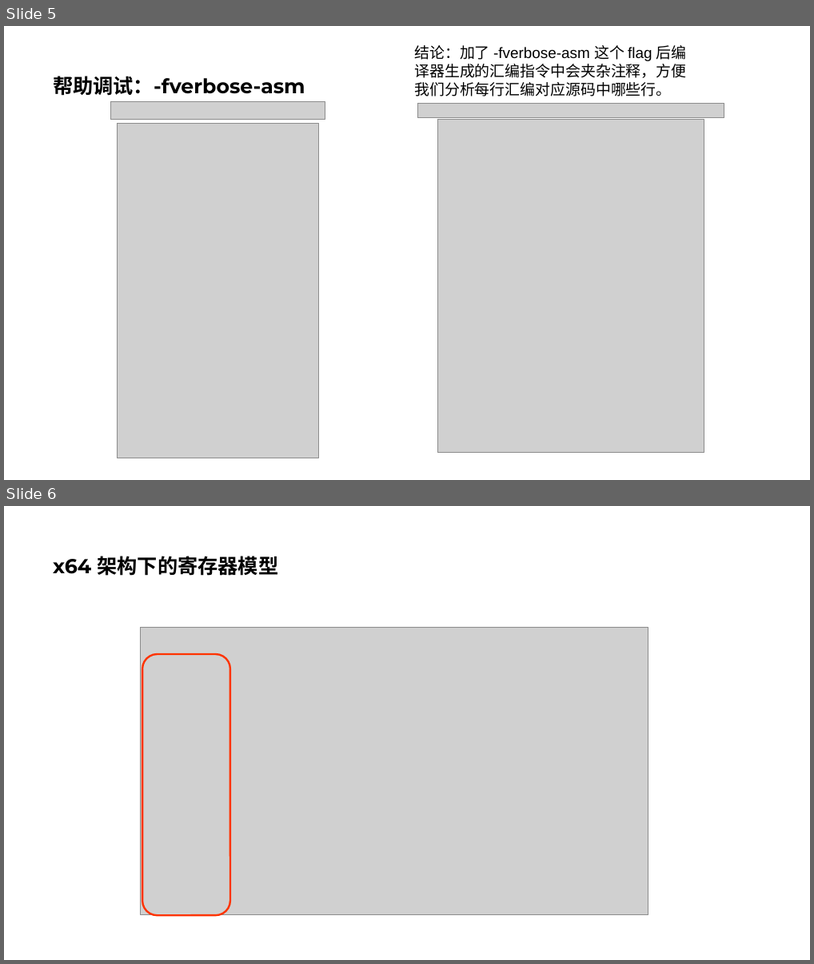
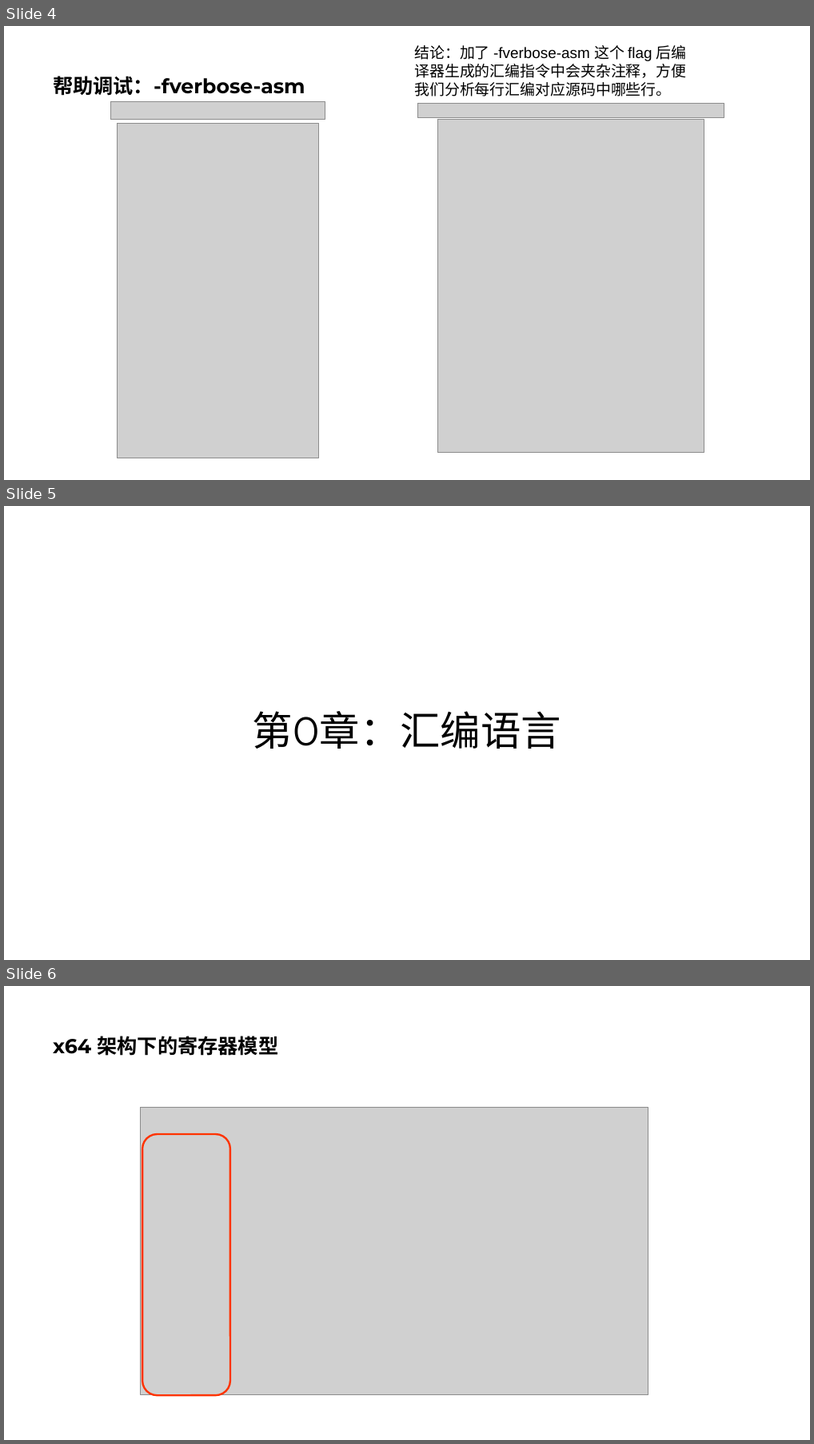
Before and after one commit to parallel101/course, a slide deck: 04/slides.pptx. Shown one above the other, each under a label of ours: slides 5 and 6 before the commit, slides 4, 5 and 6 after it. The pictures are 814x964 and 814x1444 pixels, drawn with LibreOffice and Linux fonts; fonts in the diff are those of the drawing; grey boxes stand for pictures. Boxes give left, top, right and bottom in pixels: in the first picture for what was removed or moved away, otherwise in the second. Text is boxed around its words. In the diff, an @@ line names an element or a change of style, - is before the commit and + after.

```diff
--- a/04/slides.pptx
+++ b/04/slides.pptx
@@ slide 5 added at (x1=4, y1=506, x2=810, y2=960), background #FFFFFF @@
@@ title added at (x1=253, y1=711, x2=562, y2=748), 48 pt, text #000000 @@
+第0章：汇编语言
@@ what was slide 5 is now slide 4 @@
```
Also in this commit, not shown: 1 slide changed, 2 other slides added, 33 other files.
